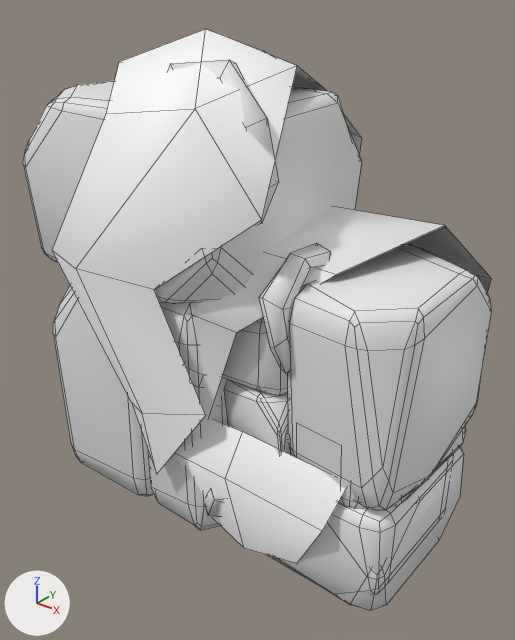
A saved change to the Blender file assets/models/environment/gridmap_meshlib.blend.
The view is the same before and after, from a 50 mm lens placed at (3.45, -3.54, 3.66), pointed at (0.6, 0.02, 1.45). Every picture has the same lights, and +X, +Y and +Z are marked at lower left. Mesh edges are drawn as thin lines.

The scene before the commit, as lines of its bpy script (objects in view):
```python
ob_column = bpy.data.objects.new('Column', me_column)
ob_column.location = (0.0, 0.0, 0.0)
ob_wall_block_l = bpy.data.objects.new('Wall_Block_L', me_wall_block_l)
ob_wall_block_l.location = (0.0, 0.0, 0.0)
ob_wall_block_low = bpy.data.objects.new('Wall_Block_low', me_wall_block_001)
ob_wall_block_low.location = (0.0, 0.0, 0.0)
# me_wall_block_001
# before: 175 (0.05, -0.56, 0.91), 176 (1.76, -0.57, 0.95), 179 (0.99, -0.63, 1.02)
```
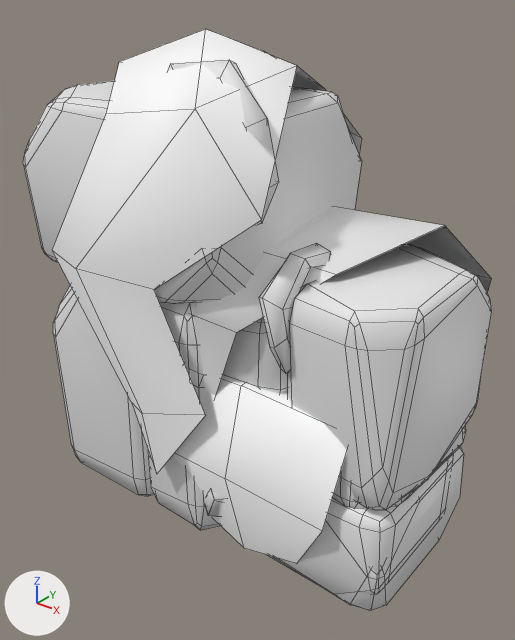
Pixel boxes (x1, y1, x2, y2) of what changed, in the pictures (515 x 640 px):
'Wall_Block_low', reshaped
    before: (172, 420, 466, 611)
    after: (172, 376, 466, 611)
part 1 of me_wall_block_001, built on
    before: (175, 420, 346, 531)
    after: (175, 376, 347, 531)

The change, as a diff of the scene's bpy script:
```diff
--- a/assets/models/environment/gridmap_meshlib.blend.py
+++ b/assets/models/environment/gridmap_meshlib.blend.py
@@ me_wall_block_001 @@
 # used by ob_wall_block_low; location = (0.0, 0.0, 0.0)
 # verts and faces of me_wall_block_001; kept vertices keep their numbers, new ones are numbered from 180
-me_wall_block_001.from_pydata(...)  # 180 vertices, 153 faces; spans x -0.09..2.07, y -0.8..0.72, z -0.07..1.55
+me_wall_block_001.from_pydata(...)  # 183 vertices, 155 faces; spans x -0.09..2.07, y -0.8..0.72, z -0.07..1.55
+# me_wall_block_001 part 1
+verts[175] = (0.05, -0.57, 1.26)  # moved
+verts[176] = (1.76, -0.58, 1.3)  # moved
+verts[179] = (0.99, -0.64, 1.36)  # moved
+verts[180] = (0.54, -0.23, 1.28)
+verts[181] = (1.48, -0.15, 1.31)
+verts[182] = (0.97, 0.14, 1.36)
+faces += [(176, 181, 182, 179), (175, 179, 182, 180)]  # mat_generate_leaves
 me_wall_block_001.materials.append(mat_bark)
```
